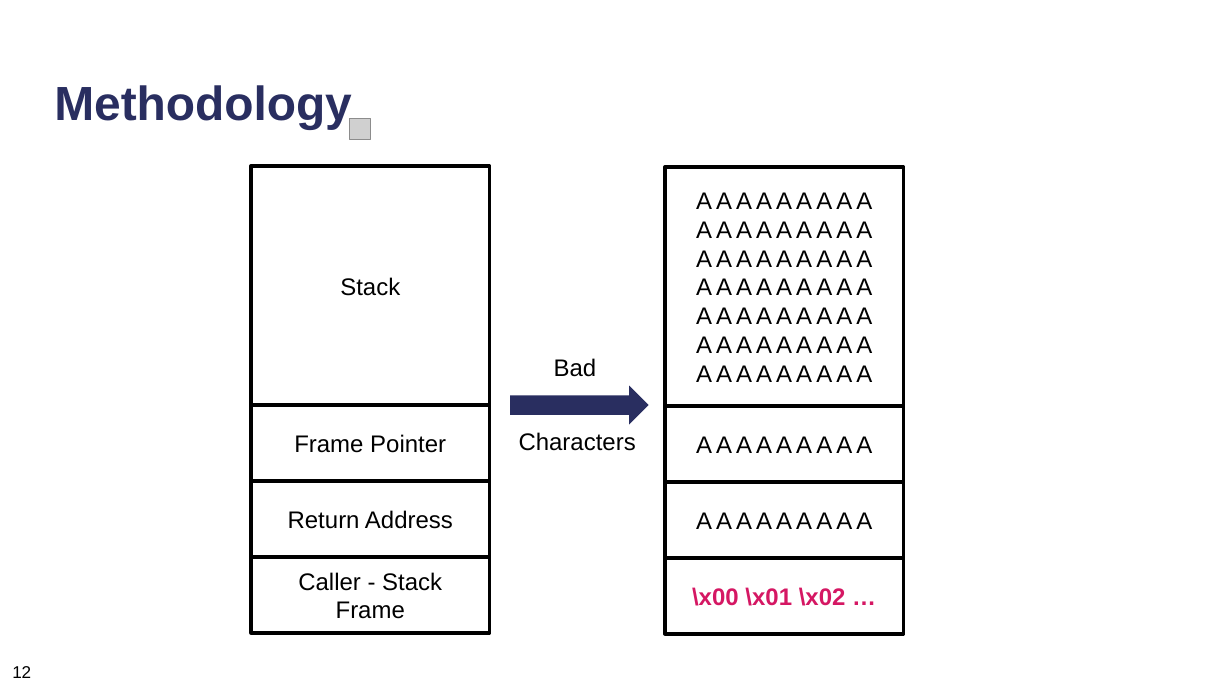
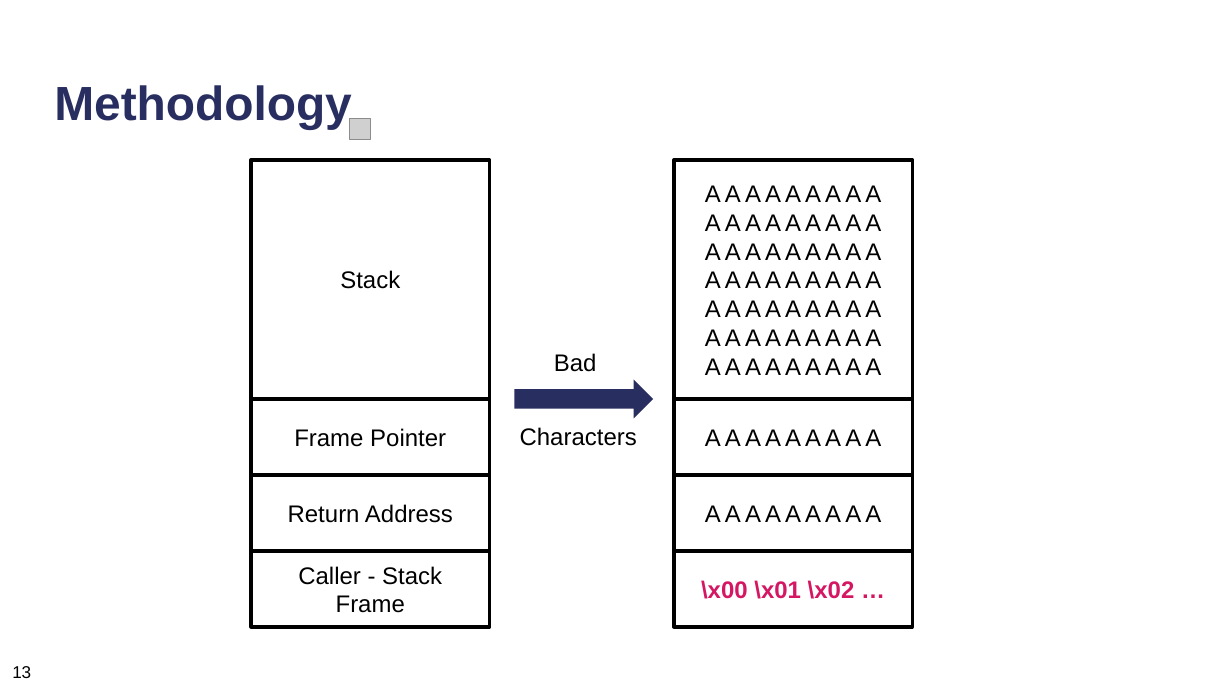
Before and after one commit to neubert-simon/auv-final-report, a slide deck: slide 15 of Final Presentation/ICS_Praesentationsfolien.pptx (slide 16 before the commit). Drawn at 1232x693 pixels with LibreOffice and Linux fonts; fonts in the diff are those of the drawing; grey boxes stand for pictures. Boxes give left, top, right and bottom in pixels: in the first picture for what was removed or moved away, otherwise in the second. Text is boxed around its words. In the diff, an @@ line names an element or a change of style, - is before the commit and + after.

```diff
--- a/Final Presentation/ICS_Praesentationsfolien.pptx
+++ b/Final Presentation/ICS_Praesentationsfolien.pptx
@@ right arrow: place and size @@
-right arrow at (510,386,648,425)
+right arrow at (515,379,653,419)
@@ text "Characters": place and size @@
-text "Characters" at (519,432,636,451)
+text "Characters" at (520,427,637,446)
@@ rectangle "A A A A A ...": place and size @@
-rectangle "A A A A A ..." at (665,407,904,483)
+rectangle "A A A A A ..." at (674,399,913,476)
@@ 4 rectangles, 1 text: place and size @@
-4 rectangles, 1 text at (251,166,597,633)
+4 rectangles, 1 text at (251,160,597,627)
@@ 3 rectangles: place and size @@
-3 rectangles at (665,166,904,634)
+3 rectangles at (674,160,913,627)
@@ text at (12,666,31,678): text changed @@
-12
+13
```
Also in this commit, not shown: 60 other slides changed, 3 slides added, 2 slides removed, 10 other files.
